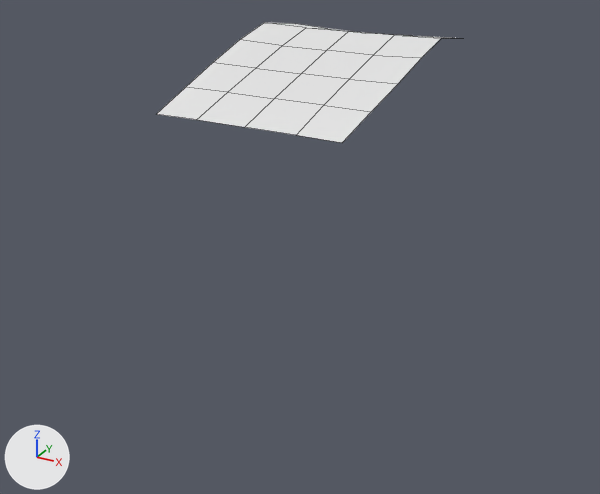
The Blender file Body.blend, before and after one commit.
Camera for both pictures: a camera (50 mm lens) standing at (7.5, -12.66, 10.25) and looking at (0.09, 0.81, 3.51). The lights are fixed; the arrows at lower left show +X, +Y and +Z. The first picture is the older version. Mesh edges are drawn as thin lines.

The older version as bpy lines, for what is in view:
```python
me_plane = bpy.data.meshes.new('Plane')
me_plane.from_pydata(...)  # 18 vertices, 10 faces; spans x -2.0..0.0, y -1.02..4.38, z 6.42..7.49
ob_body = bpy.data.objects.new('Body', me_plane)
ob_body.location = (0.0, 0.0, 0.0)
_m = ob_body.modifiers.new('Mirror', 'MIRROR')
```
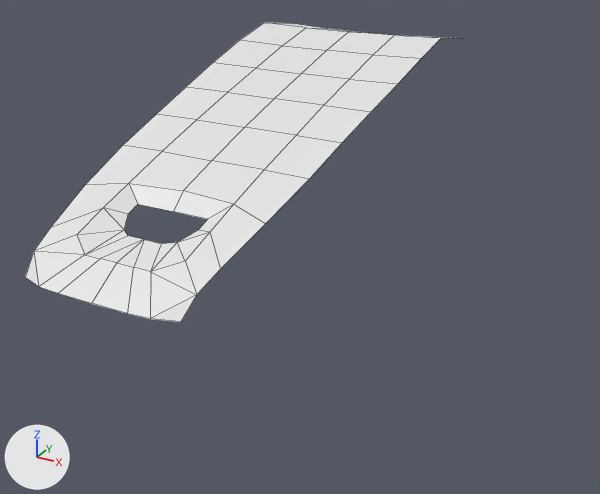
Commit message: top of the body scaffolding

The change, as JSON lines over the scene's bpy script:
```json
{"block": "me_plane", "where": "# used by ob_body; location = (0.0, 0.0, 0.0)"}
{"op": "remove", "block": "me_plane", "code": "me_plane.from_pydata(...)  # 18 vertices, 10 faces; spans x -2.0..0.0, y -1.02..4.38, z 6.42..7.49"}
{"op": "add", "block": "me_plane", "code": "me_plane.from_pydata(...)  # 82 vertices, 29 faces, 42 loose edges; spans x -3.9..0.0, y -5.04..7.87, z 2.17..7.49"}
{"block": "me_plane", "change": "me_plane part 1"}
{"block": "me_plane", "change": "64 vertices are added at x -3.9..0.0, y -5.04..7.87, z 2.17..7.25"}
{"block": "me_plane", "change": "42 loose edges are added"}
{"block": "me_plane", "change": "19 new faces join them"}
{"block": "me_plane", "change": "other edits to the shape of me_plane do not show in these pictures"}
```

What differs and where, as boxes (x1, y1, x2, y2) in the pictures (600 x 494 px):
```json
{"object": "Body", "change": "reshaped", "before": [157, 22, 450, 143], "after": [25, 22, 448, 322]}
{"part": 1, "of": "me_plane", "change": "added", "after": [25, 114, 342, 322]}
```
